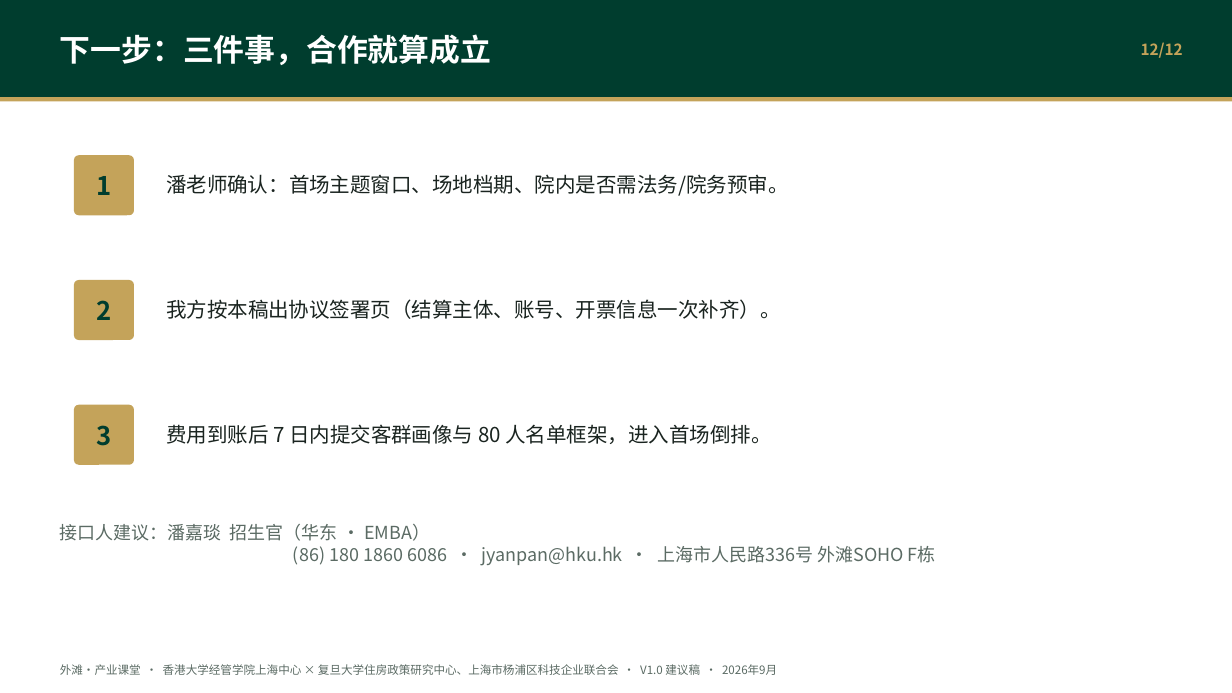
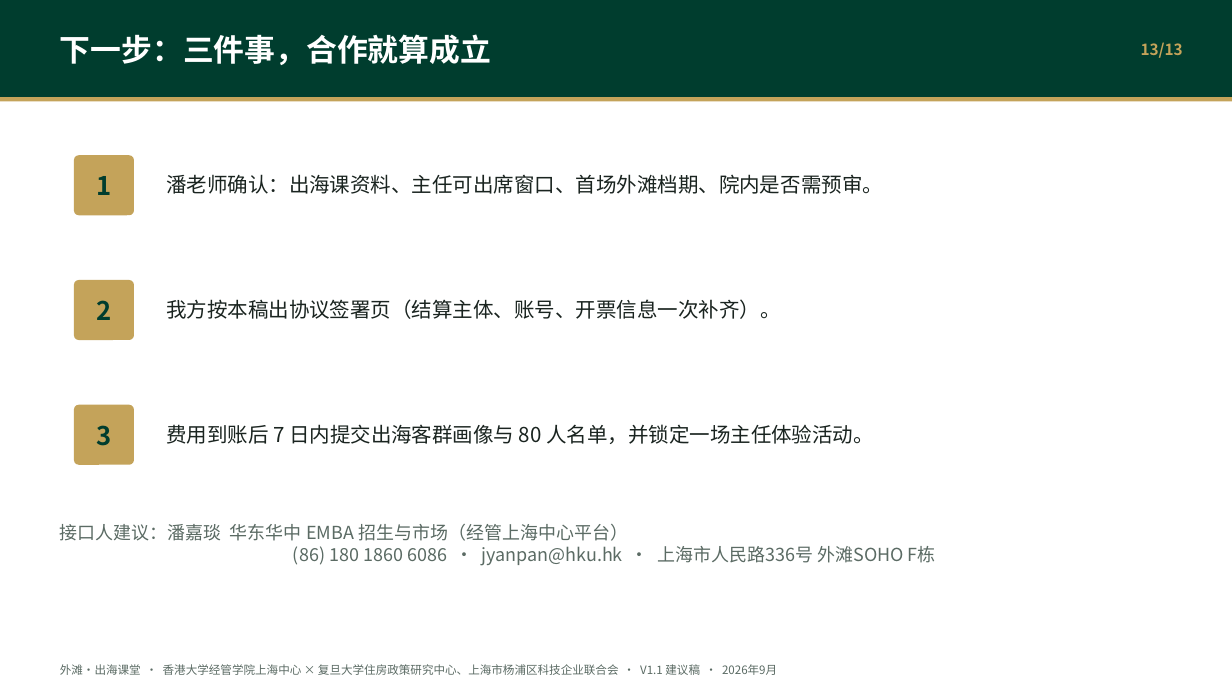
Before and after one commit to hujigang2010-maker/AIDEN, a slide deck: slide 13 of output/港大经管上海中心_外滩产业课堂_联合策划方案.pptx (slide 12 before the commit). Drawn at 1232x693 pixels with LibreOffice and Linux fonts; fonts in the diff are those of the drawing. Boxes give left, top, right and bottom in pixels: in the first picture for what was removed or moved away, otherwise in the second. Text is boxed around its words. In the diff, an @@ line names an element or a change of style, - is before the commit and + after.

```diff
--- a/output/港大经管上海中心_外滩产业课堂_联合策划方案.pptx
+++ b/output/港大经管上海中心_外滩产业课堂_联合策划方案.pptx
@@ text at <box>1141,42,1183,58</box>: text changed @@
-12/12
+13/13
@@ text at <box>166,174,883,194</box>: text changed @@
-潘老师确认：首场主题窗口、场地档期、院内是否需法务/院务预审。
+潘老师确认：出海课资料、主任可出席窗口、首场外滩档期、院内是否需预审。
@@ text at <box>166,424,874,444</box>: text changed @@
-费用到账后 7 日内提交客群画像与 80 人名单框架，进入首场倒排。
+费用到账后 7 日内提交出海客群画像与 80 人名单，并锁定一场主任体验活动。
@@ text at <box>60,524,936,566</box>: text changed @@
-接口人建议：潘嘉琰 招生官（华东 · EMBA）
-(86) 180 1860 6086 · jyanpan@hku.hk · 上海市人民路336号 外滩SOHO F栋
+接口人建议：潘嘉琰 华东华中 EMBA 招生与市场（经管上海中心平台）
+(86) 180 1860 6086 · jyanpan@hku.hk · 上海市人民路336号 外滩SOHO F栋
@@ text at <box>60,664,777,675</box>: text changed @@
-外滩·产业课堂 · 香港大学经管学院上海中心 × 复旦大学住房政策研究中心、上海市杨浦区科技企业联合会 · V1.0 建议稿 · 2026年9月
+外滩·出海课堂 · 香港大学经管学院上海中心 × 复旦大学住房政策研究中心、上海市杨浦区科技企业联合会 · V1.1 建议稿 · 2026年9月
```
Also in this commit, not shown: 8 other slides changed, 4 slides added, 3 slides removed, 14 other files.
